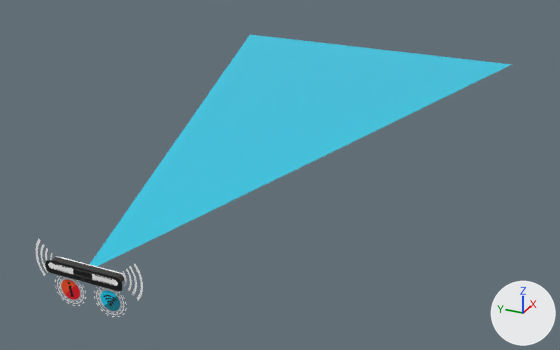
A saved change to the glTF model assets/props/medium_room/MediumProps_LogitechRallyBar.glb.
Camera for both pictures: a 50 mm lens placed at (-2.27, -12.65, 4.58), pointed at (5.69, -9.07, 0.6). Every picture has the same lights, and +X, +Y and +Z are marked at lower right. Where no turn or scale is listed for an object, it has been applied to the vertices. Vertices at the same position are counted once.

Objects in the first picture: 'CamPop_LogitechRallyBar.001', 'MediumProps_LogitechRallyBar', 'R-Info_LogitechRallyBar', 'Range_LogitechRallyBar', 'Shadow_LogitechRallyBar'.
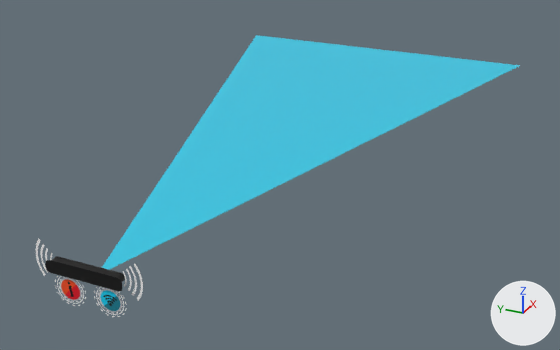
Boxes [x1, y1, x2, y2] around the edits, measured in the pictures (560 x 350 px):
'Range_LogitechRallyBar', moved: before [90, 35, 512, 266]; after [102, 35, 520, 270]
'MediumProps_LogitechRallyBar', reshaped: before [48, 256, 125, 286]; after [51, 256, 125, 283]
part 1 of me_mediumprops_logitechrallybar, deleted: before [48, 263, 118, 286]
part 2 of me_mediumprops_logitechrallybar, cut back: before [48, 257, 124, 286]; after [51, 256, 125, 280]

The change, as a list of edits to the scene's bpy script:
```text
Add img_logitechrallybar:
    img_logitechrallybar = load_image('LogitechRallyBar', '_unpacked/LogitechRallyBar', 1024, 1024, 'sRGB')
Add mat_logictech:
    mat_logictech = principled_material('LogicTech')
    mat_logictech.texture = img_logitechrallybar
Change me_mediumprops_logitechrallybar:
    used by ob_mediumprops_logitechrallybar; location = (2.125, -8.914, 1.173)
    remove me_mediumprops_logitechrallybar.from_pydata(...)  # 2786 vertices, 5011 faces; spans x -0.051..0.06, y -0.356..0.356, z -0.063..0.046
    remove me_mediumprops_logitechrallybar.materials.append(mat_black)  # black #3d3d3d
    remove me_mediumprops_logitechrallybar.materials.append(mat_speaker_001)  # white #ffffff
    remove me_mediumprops_logitechrallybar.materials.append(mat_gray)  # black #2c2c2c
    remove me_mediumprops_logitechrallybar.materials.append(mat_lans2)  # white #ffffff
    remove me_mediumprops_logitechrallybar.materials.append(mat_jack)  # white #ffffff
    remove me_mediumprops_logitechrallybar.materials.append(mat_black02_001)  # black #101010
    remove me_mediumprops_logitechrallybar.materials.append(mat_lans)  # white #ffffff
    add me_mediumprops_logitechrallybar.from_pydata(...)  # 1836 vertices, 3470 faces; spans x -0.051..0.06, y -0.356..0.356, z -0.063..0.046
    me_mediumprops_logitechrallybar part 1: 10 loose pieces with 532 vertices, spanning x -0.049..0.06, y -0.349..0.349, z -0.024..0.033, are deleted
    me_mediumprops_logitechrallybar part 2: 5 vertices moved within x -0.044..0.053, y -0.341..0.341, z -0.032..0.037; 448 vertices removed from x -0.05..0.048, y -0.356..0.356, z -0.059..0.046; 30 vertices added at x 0.032, y -0.356..0.356, z -0.03..0.046
    add me_mediumprops_logitechrallybar.materials.append(mat_logictech)  # picture img_logitechrallybar
Change ob_range_logitechrallybar:
    ob_range_logitechrallybar.location: (3.172, -8.999, 1.177) -> (3.172, -9.124, 1.177)
```
